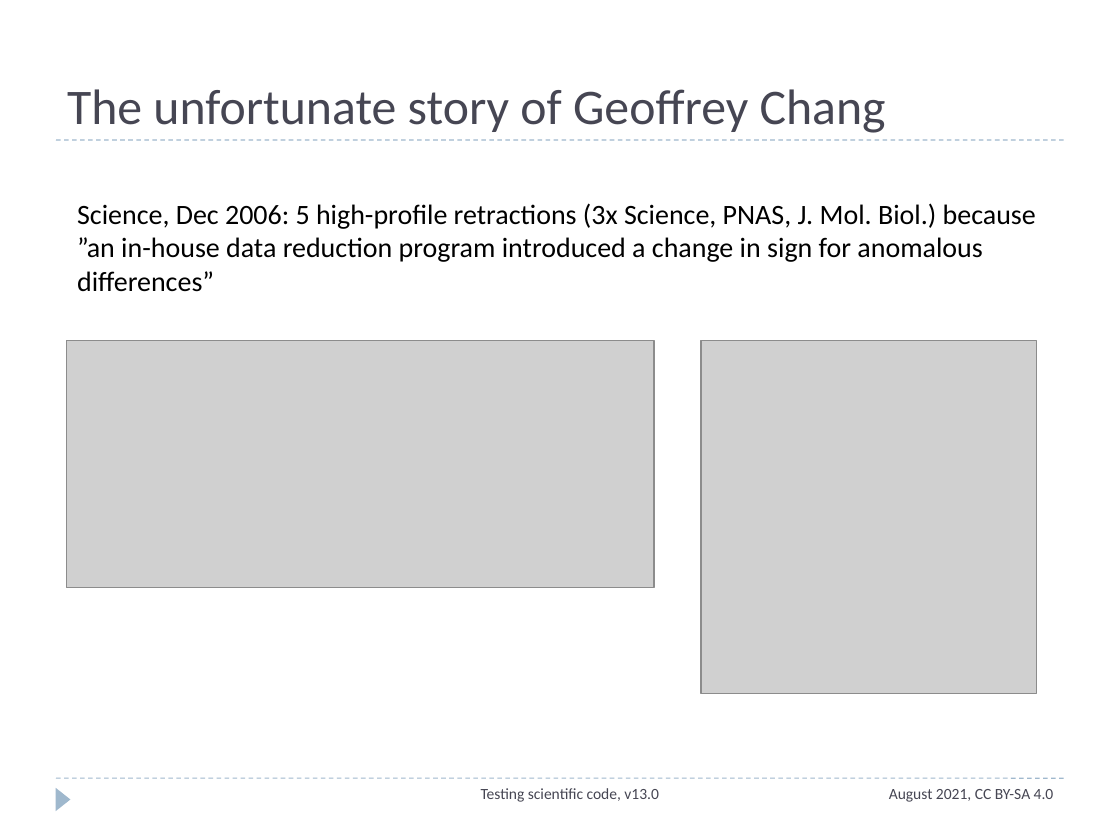
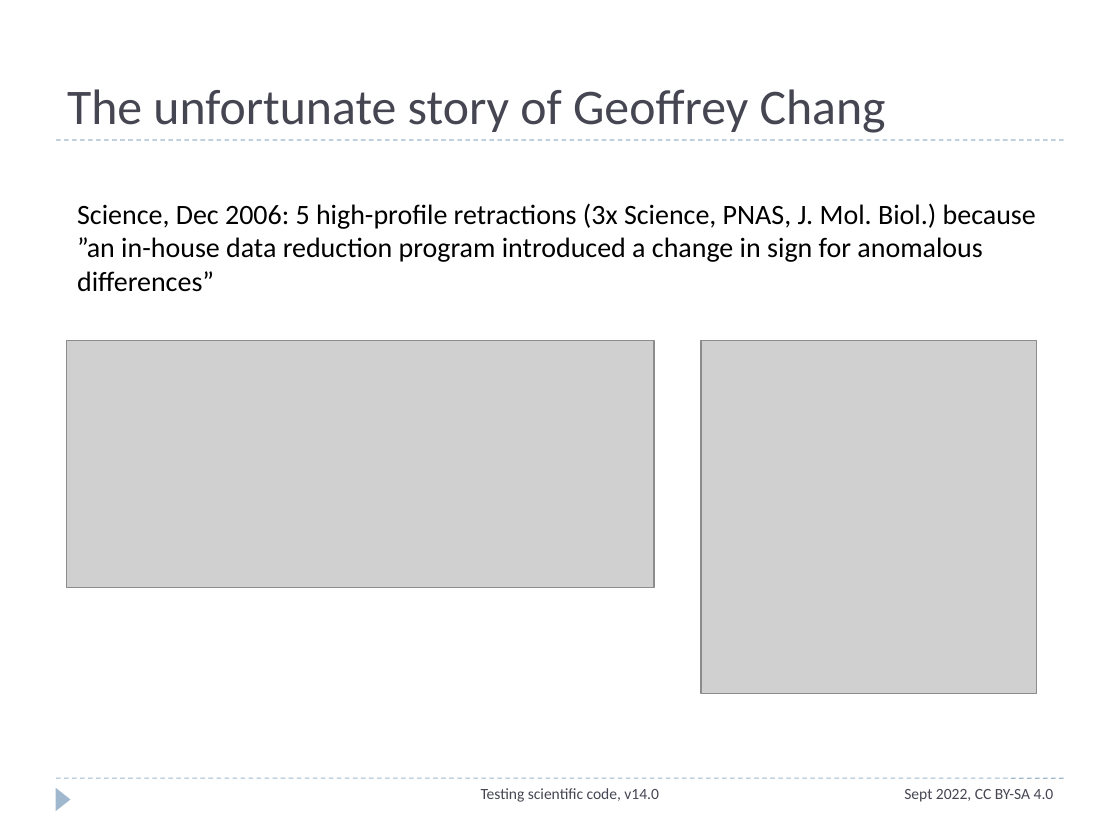
Before and after one commit to ASPP/testing_debugging_profiling, a slide deck: slide 13 of testing_part1.pptx. Drawn at 1120x840 pixels with LibreOffice and Linux fonts; fonts in the diff are those of the drawing; grey boxes stand for pictures. Boxes give left, top, right and bottom in pixels: in the first picture for what was removed or moved away, otherwise in the second. Text is boxed around its words. In the diff, an @@ line names an element or a change of style, - is before the commit and + after.

```diff
--- a/testing_part1.pptx
+++ b/testing_part1.pptx
@@ text at box(481, 788, 659, 802): text changed @@
-Testing scientific code, v13.0
+Testing scientific code, v14.0
@@ text at box(904, 789, 1054, 802): text changed @@
-August 2021, CC BY-SA 4.0
+Sept 2022, CC BY-SA 4.0
```
Also in this commit, not shown: 32 other slides changed, 1 other file.
